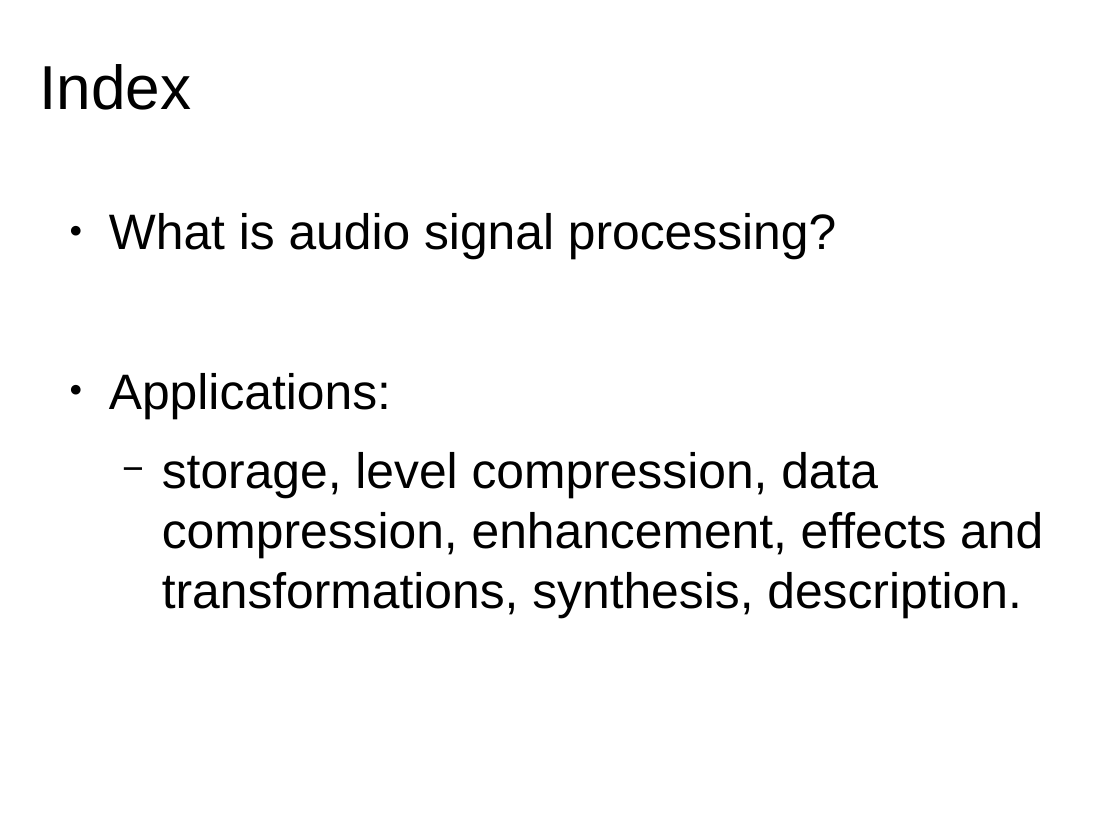
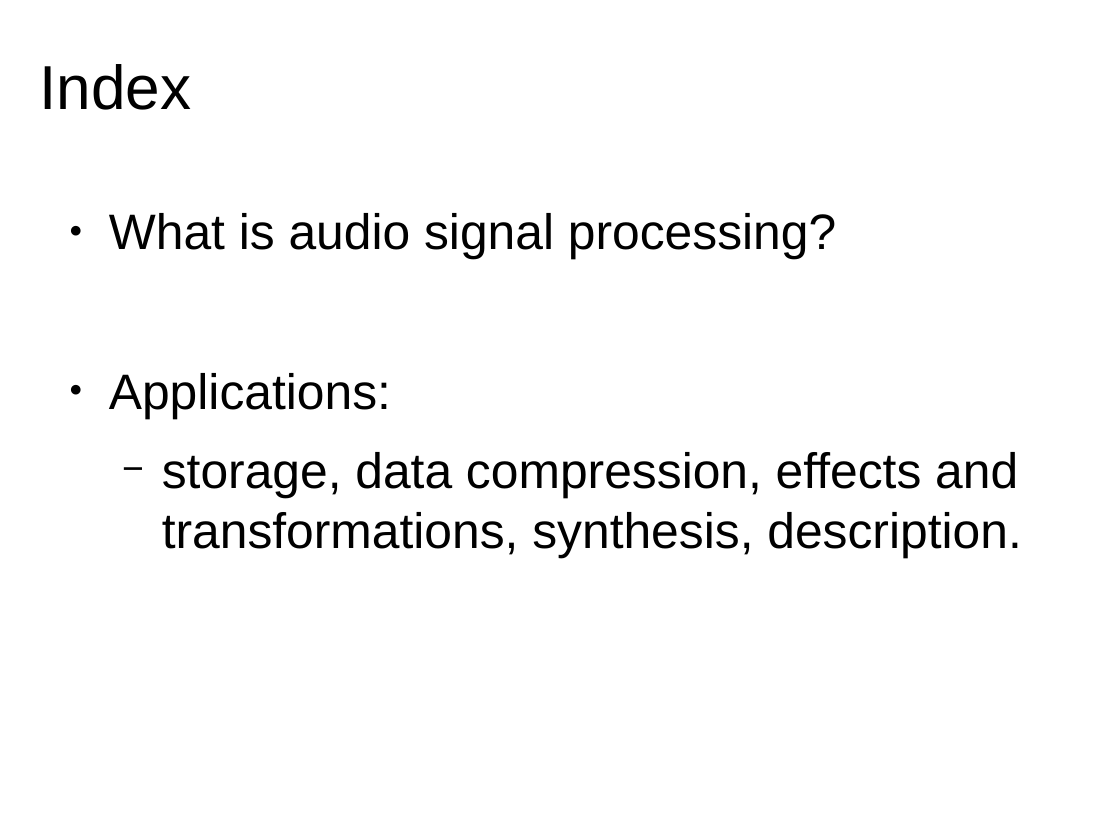
Before and after one commit to MTG/sms-tools, a slide deck: slide 2 of lectures/1-Introduction/Intro-to-DSP.odp. Drawn at 1120x840 pixels with LibreOffice and Linux fonts; fonts in the diff are those of the drawing. Boxes give left, top, right and bottom in pixels: in the first picture for what was removed or moved away, otherwise in the second. Text is boxed around its words. In the diff, an @@ line names an element or a change of style, - is before the commit and + after.

```diff
--- a/lectures/1-Introduction/Intro-to-DSP.odp
+++ b/lectures/1-Introduction/Intro-to-DSP.odp
@@ text at [162, 452, 1021, 558]: text changed @@
-  − storage, level compression, data compression, enhancement, effects and transformations, synthesis, description.
+  − storage, data compression, effects and transformations, synthesis, description.
```
Also in this commit, not shown: 7 other slides changed, 2 slides removed, 20 other files.
